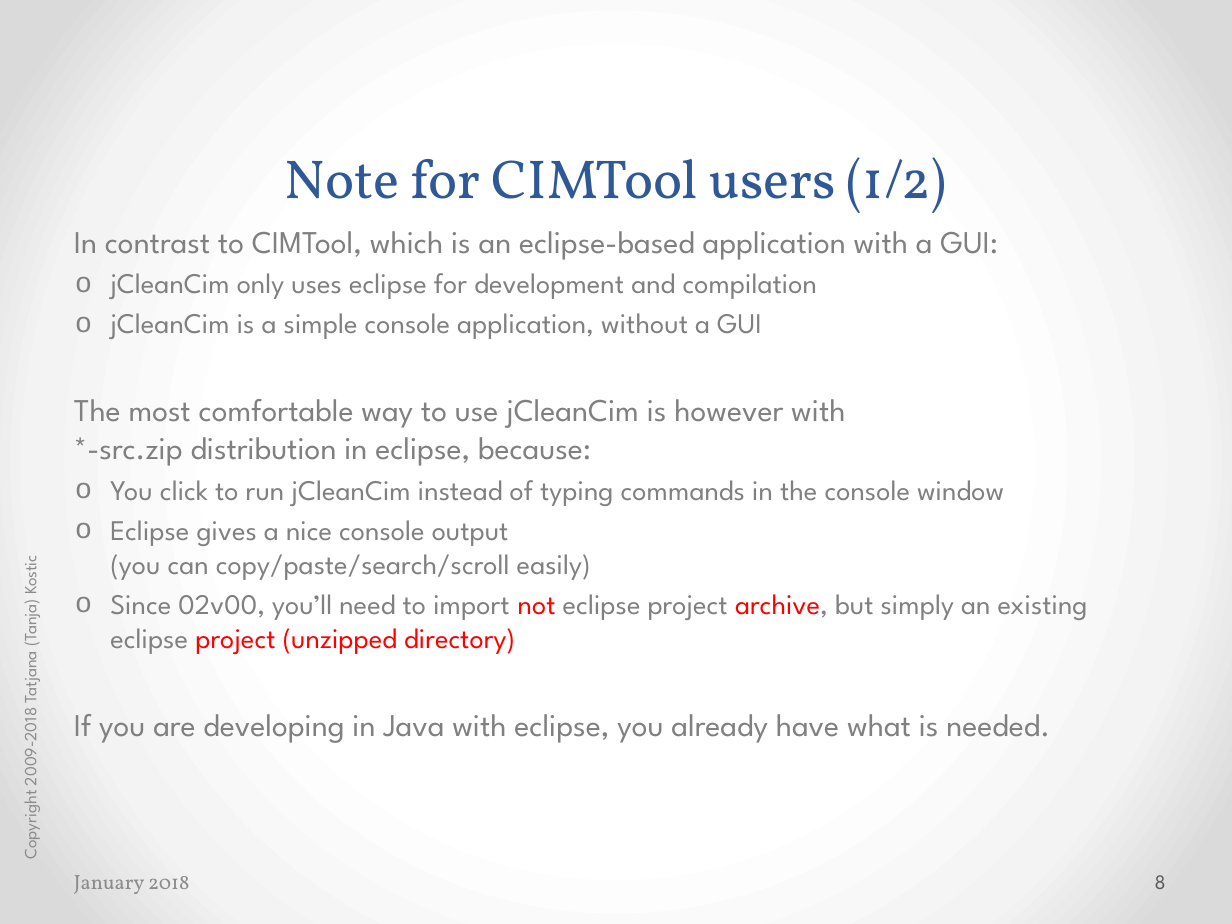
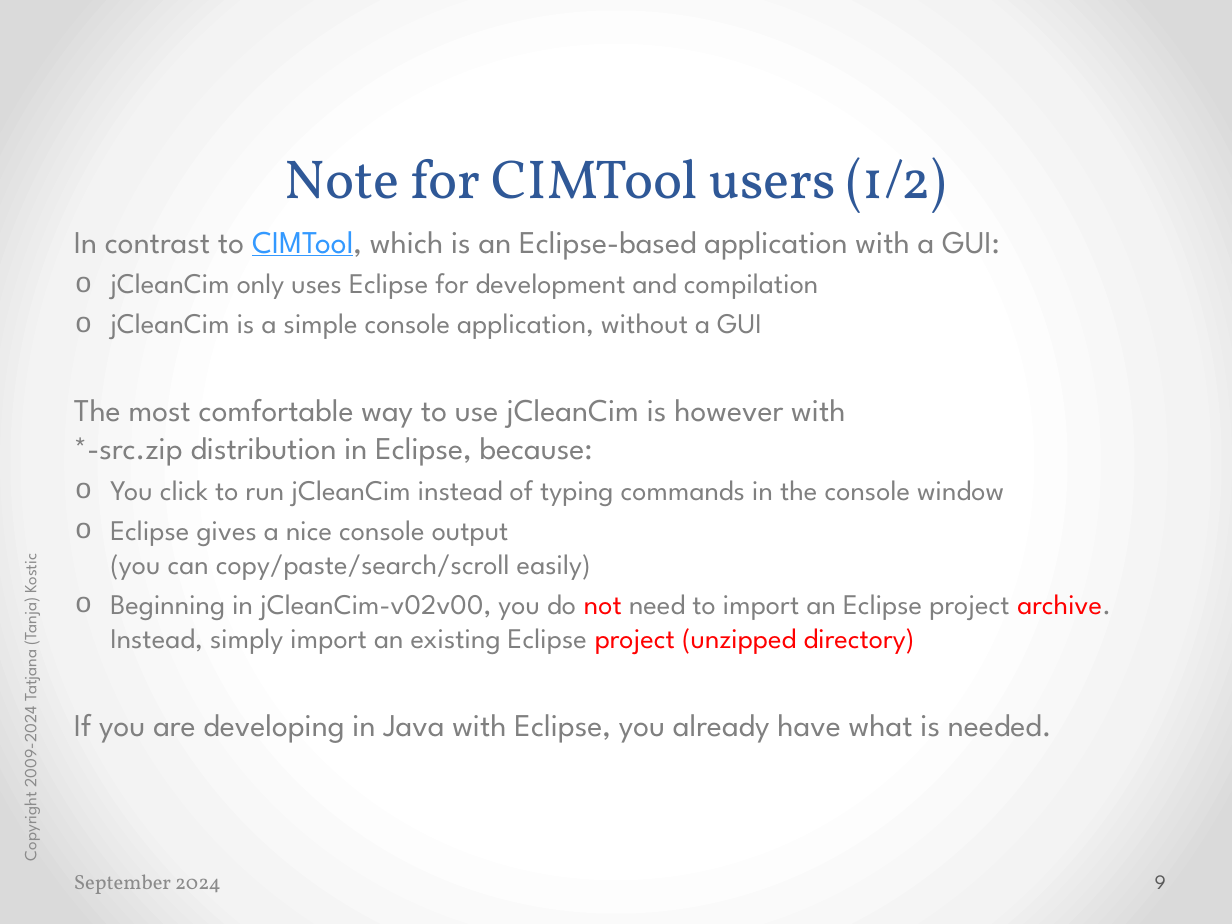
Before and after one commit to cimug-org/jCleanCim, a slide deck: slide 9 of doc/jCleanCimIntro.pptx (slide 8 before the commit). Drawn at 1232x924 pixels with LibreOffice and Linux fonts; fonts in the diff are those of the drawing. Boxes give left, top, right and bottom in pixels: in the first picture for what was removed or moved away, otherwise in the second. Text is boxed around its words. In the diff, an @@ line names an element or a change of style, - is before the commit and + after.

```diff
--- a/doc/jCleanCimIntro.pptx
+++ b/doc/jCleanCimIntro.pptx
@@ text at bbox=[74, 231, 1000, 299]: text changed @@
-In contrast to CIMTool, which is an eclipse-based application with a GUI:
-  o jCleanCim only uses eclipse for development and compilation
+In contrast to CIMTool, which is an Eclipse-based application with a GUI:
+  o jCleanCim only uses Eclipse for development and compilation
@@ text at bbox=[74, 399, 845, 466]: text changed @@
-The most comfortable way to use jCleanCim is however with
-*-src.zip distribution in eclipse, because:
+The most comfortable way to use jCleanCim is however with
+*-src.zip distribution in Eclipse, because:
@@ text at bbox=[17, 558, 42, 859]: text changed @@
-Copyright 2009-2018 Tatjana (Tanja) Kostic
+Copyright 2009-2024 Tatjana (Tanja) Kostic
@@ text at bbox=[74, 594, 1111, 743]: text changed @@
-  o Since 02v00, you’ll need to import not eclipse project archive, but simply an existing eclipse project (unzipped directory)
-If you are developing in Java with eclipse, you already have what is needed.
+  o Beginning in jCleanCim-v02v00, you do not need to import an Eclipse project archive. Instead, simply import an existing Eclipse project (unzipped directory)
+If you are developing in Java with Eclipse, you already have what is needed.
@@ text at bbox=[74, 874, 221, 894]: text changed @@
-January 2018
+September 2024
@@ page number at bbox=[1155, 875, 1166, 889]: text changed @@
-8
+9
```
Also in this commit, not shown: 74 other slides changed, 2 slides added, 35 other files.
